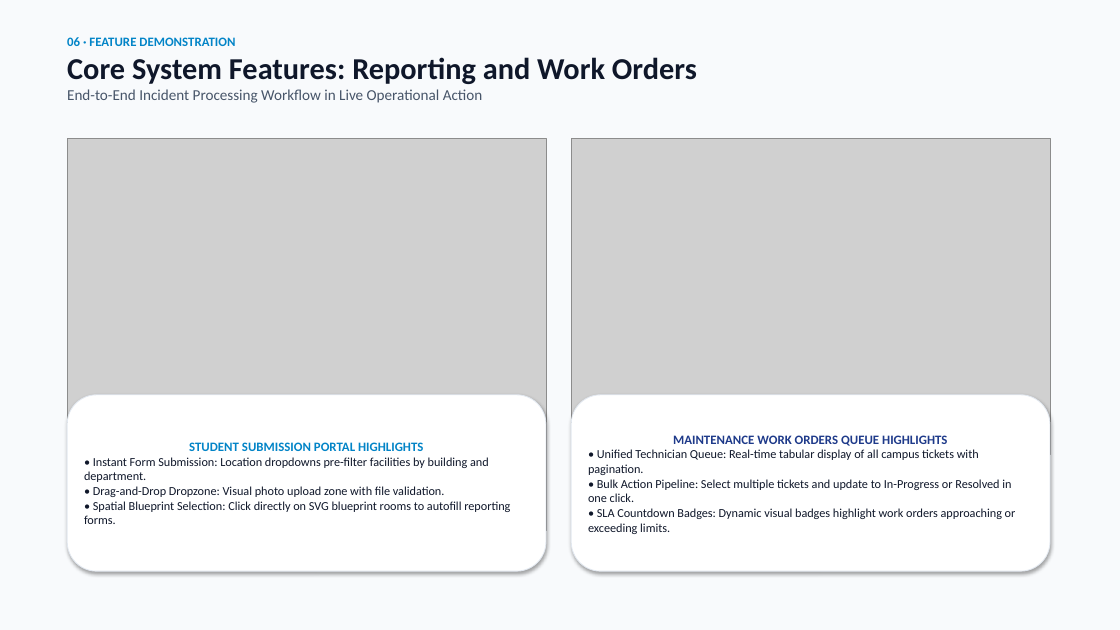
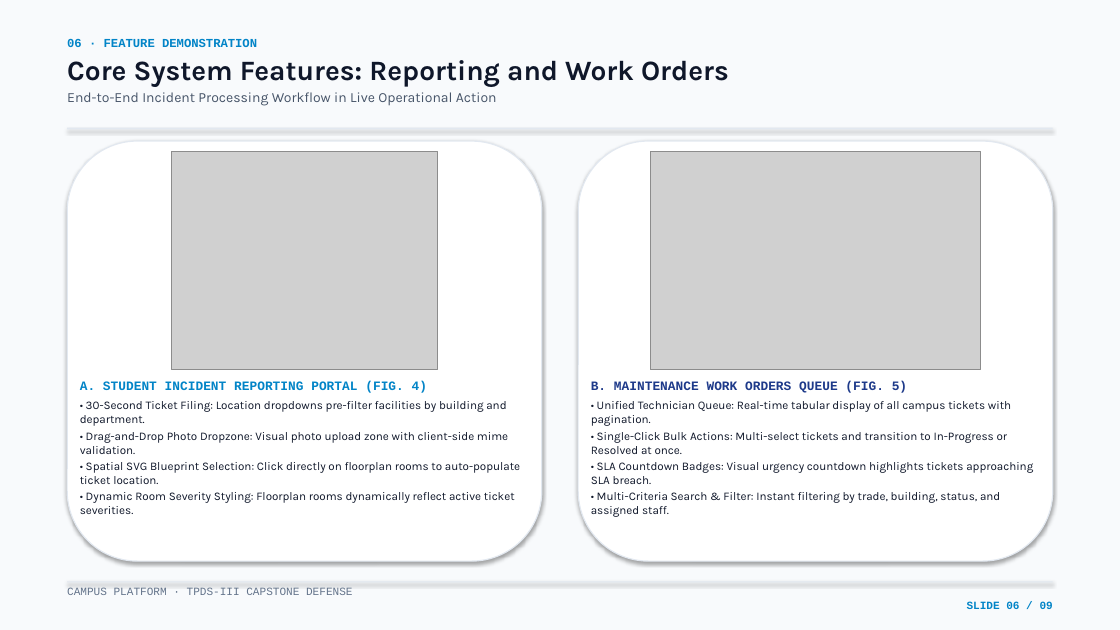
Before and after one commit to Eshan-Jogwar/tpds-3-final-semester-rpoject, a slide deck: slide 6 of presentation/Campus_Presentation_Editable.pptx. Drawn at 1120x630 pixels with LibreOffice and Linux fonts; fonts in the diff are those of the drawing; grey boxes stand for pictures. Boxes give left, top, right and bottom in pixels: in the first picture for what was removed or moved away, otherwise in the second. Text is boxed around its words. In the diff, an @@ line names an element or a change of style, - is before the commit and + after.

Commit message:
fix(presentation): generate native editable PowerPoint presentation with proper layout and remove floating deck controls

```diff
--- a/presentation/Campus_Presentation_Editable.pptx
+++ b/presentation/Campus_Presentation_Editable.pptx
@@ text "06 · FEATURE DEMONSTRATION" at (67,39,729,106): size 11 to 10.5 pt, font Calibri to Courier New in "06 · FEATURE DEMONSTRATION"; size 26 to 24 pt in "Core System Features: Reporting and Work Orders"; font Calibri to Karla in "Core System Features: Reporting and Work Orders", "End-to-End Incident Processing Workflow in Live Operational ..."; size 13 to 12 pt in "End-to-End Incident Processing Workflow in Live Operational ..."; more space between paragraphs @@
@@ rectangle added at (67,128,1053,129), fill #E2E8F0 @@
@@ rounded rectangle added at (67,141,542,561), fill #FFFFFF, outline #E2E8F0 1 pt @@
@@ rounded rectangle added at (578,141,1053,561), fill #FFFFFF, outline #E2E8F0 1 pt @@
@@ picture: place and size @@
-picture at (67,139,546,531)
+picture at (171,151,438,370)
@@ picture: place and size @@
-picture at (571,139,1050,455)
+picture at (650,151,981,370)
@@ text at (80,381,520,514): text changed; size 10.5 to 10 pt; font Calibri to Karla @@
-STUDENT SUBMISSION PORTAL HIGHLIGHTS
-• Instant Form Submission: Location dropdowns pre-filter facilities by building and department.
-• Drag-and-Drop Dropzone: Visual photo upload zone with file validation.
-• Spatial Blueprint Selection: Click directly on SVG blueprint rooms to autofill reporting forms.
+A. STUDENT INCIDENT REPORTING PORTAL (FIG. 4)
+• 30-Second Ticket Filing: Location dropdowns pre-filter facilities by building and department.
+• Drag-and-Drop Photo Dropzone: Visual photo upload zone with client-side mime validation.
+• Spatial SVG Blueprint Selection: Click directly on floorplan rooms to auto-populate ticket location.
+• Dynamic Room Severity Styling: Floorplan rooms dynamically reflect active ticket severities.
@@ text "A. STUDENT INCIDENT REPORTING PORTAL ...": place and size @@
-text "A. STUDENT INCIDENT REPORTING PORTAL ..." at (67,395,546,571)
+text "A. STUDENT INCIDENT REPORTING PORTAL ..." at (80,381,520,514)
@@ text "A. STUDENT INCIDENT REPORTING PORTAL ..." at (80,381,520,514): vertical alignment middle to top; fill #FFFFFF to none; outline #E2E8F0 0.75 pt to none; shadow off @@
@@ text "B. MAINTENANCE WORK ORDERS QUEUE ..." at (591,381,1033,517): vertical alignment middle to top; fill #FFFFFF to none; outline #E2E8F0 0.75 pt to none; shadow off @@
@@ text at (591,381,1033,517): text changed; size 10.5 to 10 pt; font Calibri to Karla @@
-MAINTENANCE WORK ORDERS QUEUE HIGHLIGHTS
-• Unified Technician Queue: Real-time tabular display of all campus tickets with pagination.
-• Bulk Action Pipeline: Select multiple tickets and update to In-Progress or Resolved in one click.
-• SLA Countdown Badges: Dynamic visual badges highlight work orders approaching or exceeding limits.
+B. MAINTENANCE WORK ORDERS QUEUE (FIG. 5)
+• Unified Technician Queue: Real-time tabular display of all campus tickets with pagination.
+• Single-Click Bulk Actions: Multi-select tickets and transition to In-Progress or Resolved at once.
+• SLA Countdown Badges: Visual urgency countdown highlights tickets approaching SLA breach.
+• Multi-Criteria Search & Filter: Instant filtering by trade, building, status, and assigned staff.
@@ text "B. MAINTENANCE WORK ORDERS QUEUE ...": place and size @@
-text "B. MAINTENANCE WORK ORDERS QUEUE ..." at (571,395,1050,571)
+text "B. MAINTENANCE WORK ORDERS QUEUE ..." at (591,381,1033,517)
@@ rectangle added at (67,581,1053,582), fill #E2E8F0 @@
@@ text added at (67,587,1053,609), 9.5 pt, text #64748B @@
+CAMPUS PLATFORM · TPDS-III CAPSTONE DEFENSE
+SLIDE 06 / 09
```
Also in this commit, not shown: 8 other slides changed, 14 other files.
